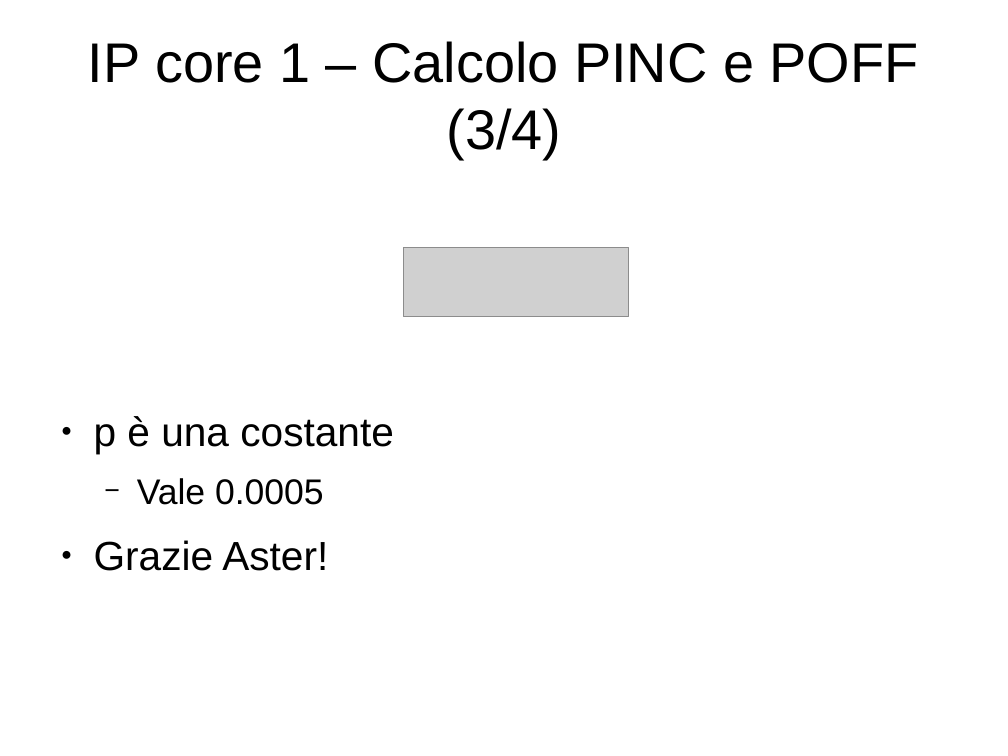
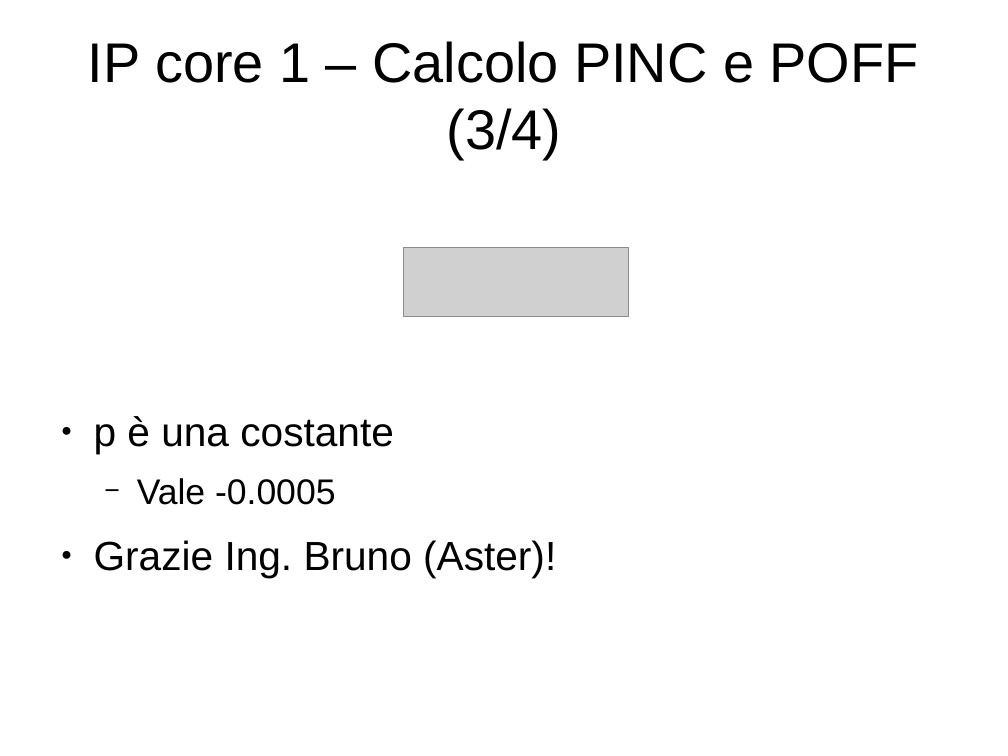
Before and after one commit to artic92/sistemi-embedded-task2, a slide deck: slide 10 of doc/presentazione.odp. Drawn at 1008x756 pixels with LibreOffice and Linux fonts; fonts in the diff are those of the drawing; grey boxes stand for pictures. Boxes give left, top, right and bottom in pixels: in the first picture for what was removed or moved away, otherwise in the second. Text is boxed around its words. In the diff, an @@ line names an element or a change of style, - is before the commit and + after.

```diff
--- a/doc/presentazione.odp
+++ b/doc/presentazione.odp
@@ text at [94, 478, 556, 578]: text changed @@
-  − Vale 0.0005
-● Grazie Aster!
+  − Vale -0.0005
+● Grazie Ing. Bruno (Aster)!
```
Also in this commit, not shown: 2 other slides changed.
